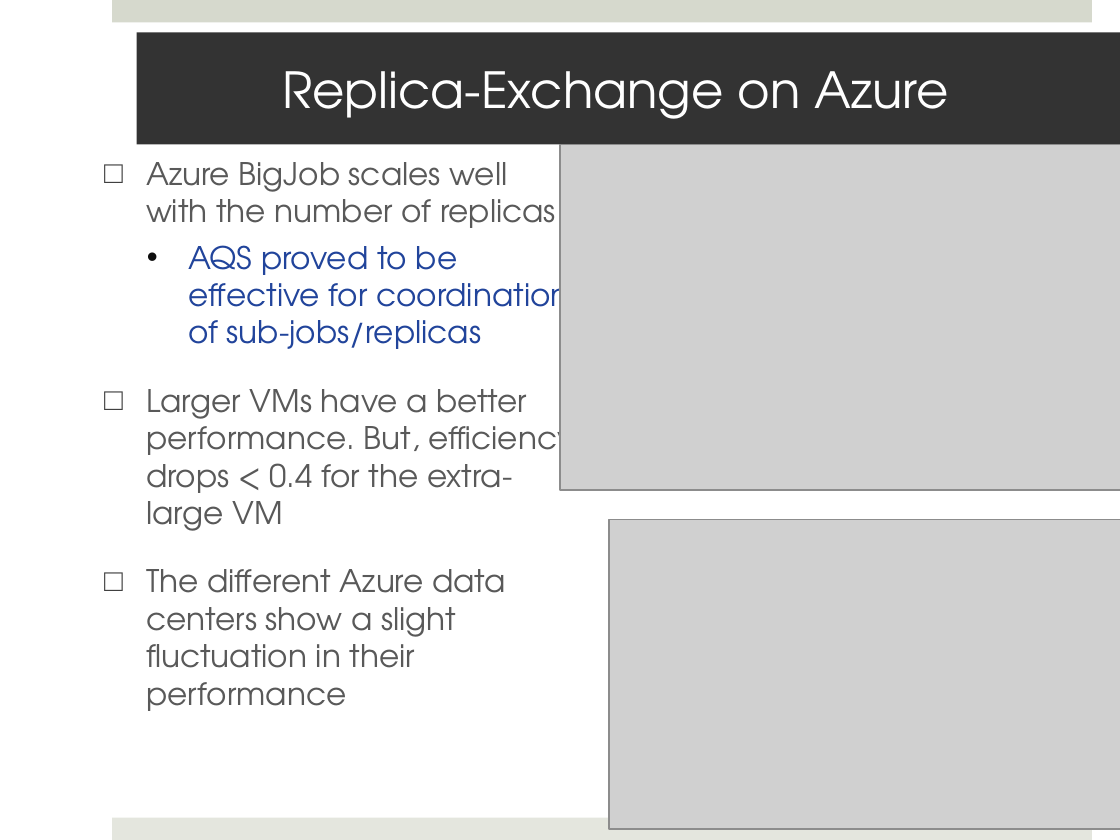
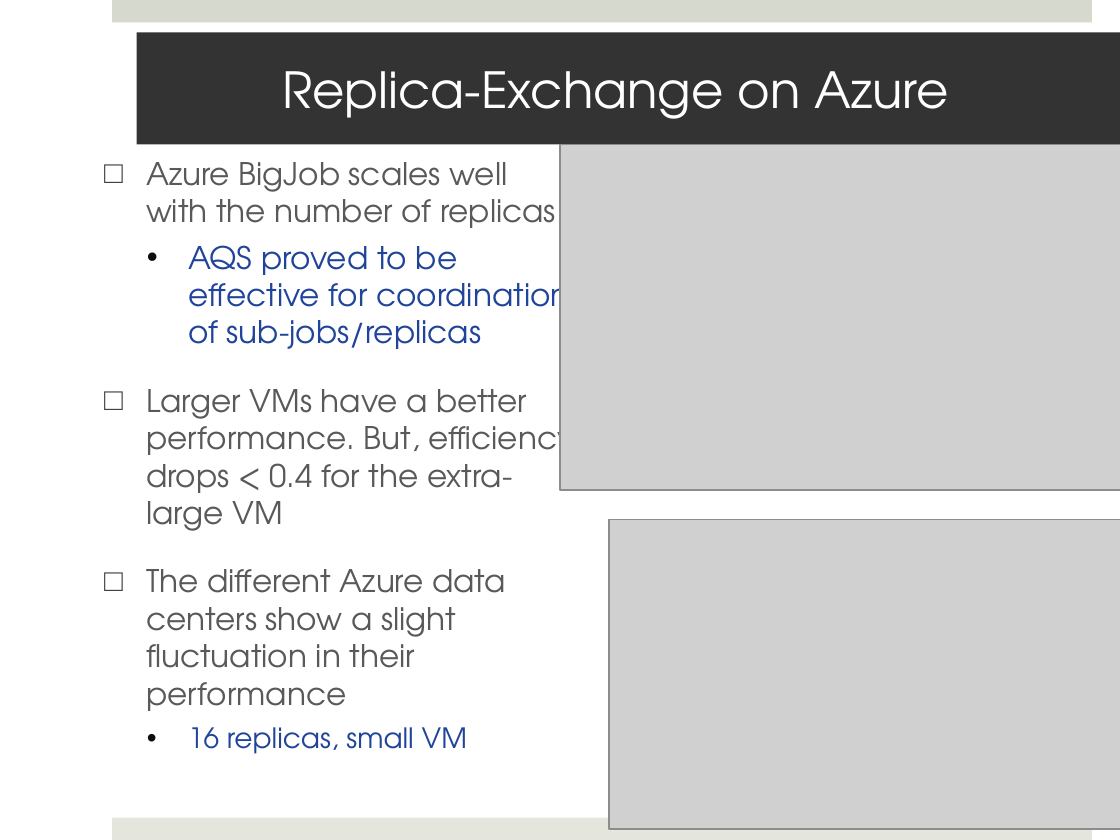
Before and after one commit to saga-project/saga-cpp-legacy-projects, a slide deck: slide 15 of papers/cloudcom10/presentation/saga-azure-cloudcom10.pptx. Drawn at 1120x840 pixels with LibreOffice and Linux fonts; fonts in the diff are those of the drawing; grey boxes stand for pictures. Boxes give left, top, right and bottom in pixels: in the first picture for what was removed or moved away, otherwise in the second. Text is boxed around its words. In the diff, an @@ line names an element or a change of style, - is before the commit and + after.

```diff
--- a/papers/cloudcom10/presentation/saga-azure-cloudcom10.pptx
+++ b/papers/cloudcom10/presentation/saga-azure-cloudcom10.pptx
@@ text at <box>188,727,467,754</box>: paragraph added @@
+  • 16 replicas, small VM
```
Also in this commit, not shown: 3 other slides changed, 1 slide added.
